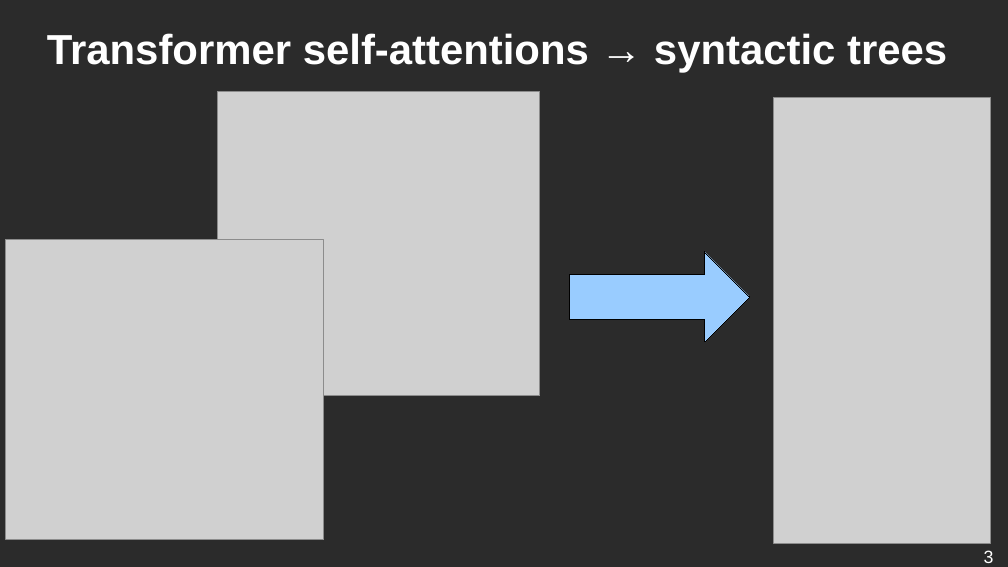
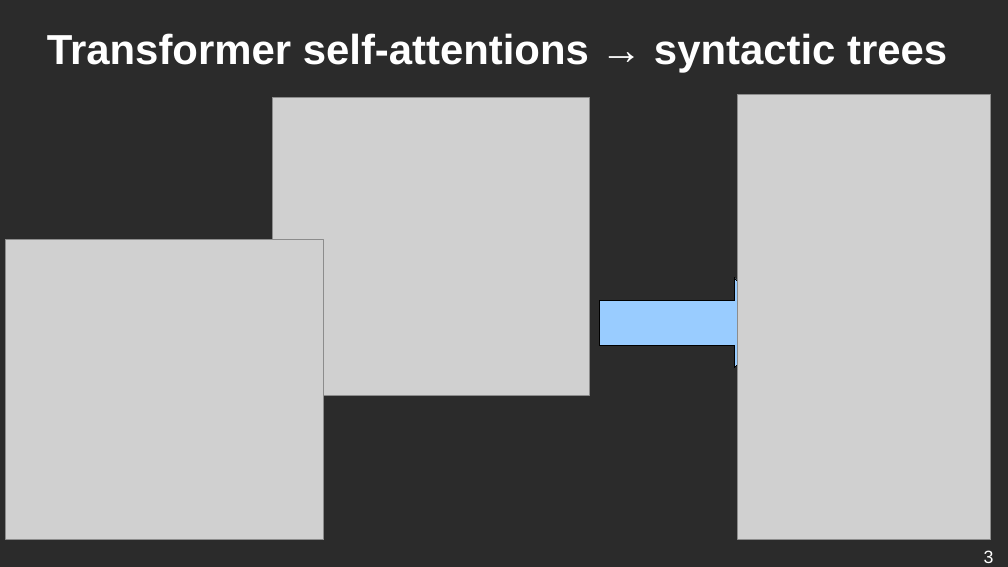
Before and after one commit to ufal/lsd, a slide deck: slide 3 of conferences/2019-blackbox-balustrades/presentation.odp. Drawn at 1008x567 pixels with LibreOffice and Linux fonts; fonts in the diff are those of the drawing; grey boxes stand for pictures; background and template pictures are left out; a plain dark background stands for a picture behind light text. Boxes give left, top, right and bottom in pixels: in the first picture for what was removed or moved away, otherwise in the second. Text is boxed around its words. In the diff, an @@ line names an element or a change of style, - is before the commit and + after.

```diff
--- a/conferences/2019-blackbox-balustrades/presentation.odp
+++ b/conferences/2019-blackbox-balustrades/presentation.odp
@@ picture resized from (x1=218, y1=91, x2=541, y2=396) to (x1=273, y1=97, x2=590, y2=396) @@
@@ picture resized from (x1=774, y1=97, x2=991, y2=543) to (x1=738, y1=94, x2=991, y2=540) @@
@@ right arrow moved from (x1=570, y1=252, x2=750, y2=342) to (x1=599, y1=278, x2=779, y2=368) @@
```
Also in this commit, not shown: 5 other slides changed, 2 slides added, 2 other files.
